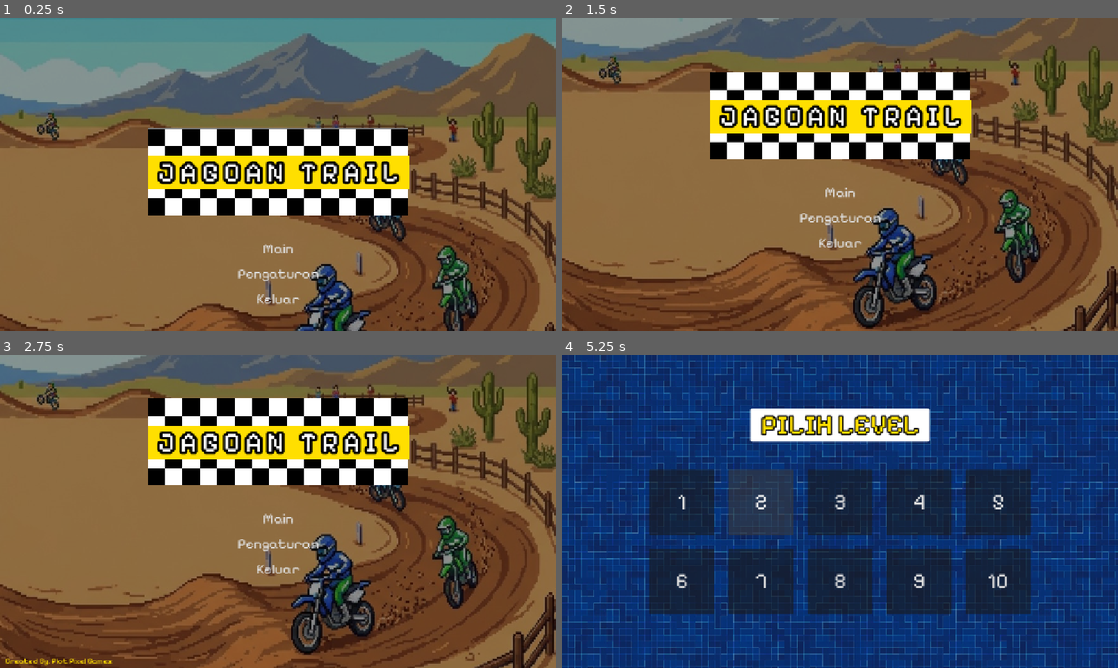
Above: before the commit, frames 1-4 (two rows, left to right).
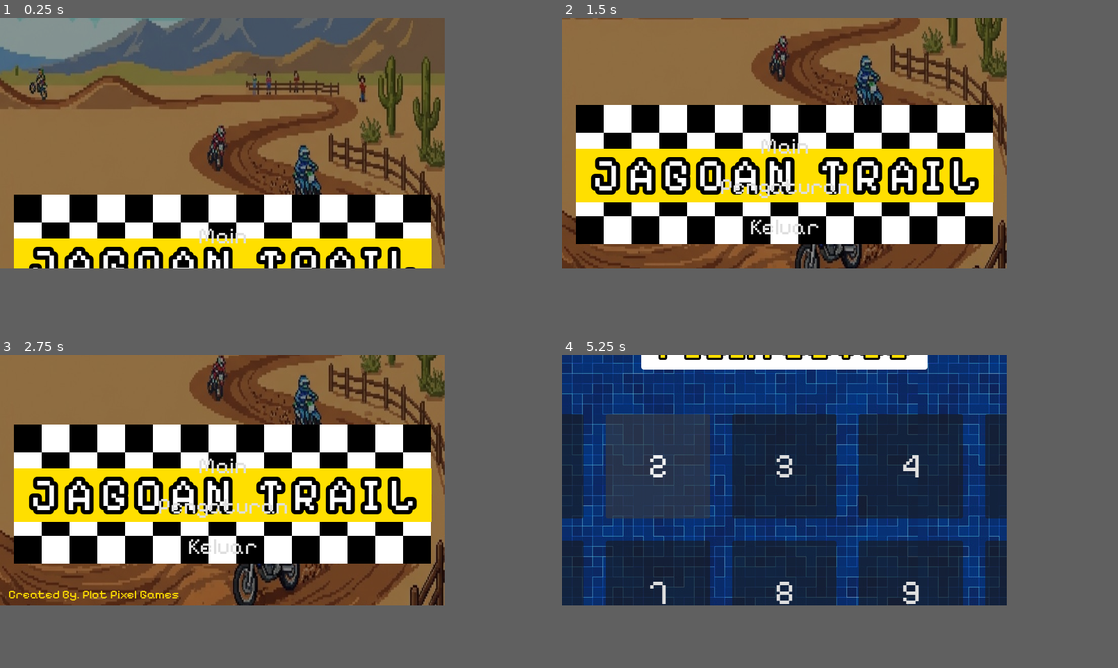
Above: after the commit, the same moments.

Repository: Plot-Pixel-Games/jagoan-trail
Game: Godot game, scene res://scenes/menus/main_menu.tscn
The game is run twice, just before and just after one commit, with the same random seed, the same clock (stepped at 60 frames per second) and the same inputs.
Inputs (mouse positions are in pixels of both pictures, inside the frame that each line leads up to):
- Up to frame 1 (0.25 s): no input
- Up to frame 2 (1.5 s): hold K (accelerate, bound only after the commit) 0.53-1.28 s; tap Space (jump, bound only after the commit) at 0.6, 0.77, 1.07, 1.35 s; hold J (brake, bound only after the commit) from 1.28 s (still down)
- Up to frame 3 (2.75 s): tap Space (jump, bound only after the commit) at 1.52, 1.82, 2.1 s; release J (brake, bound only after the commit) at 2.03 s; hold K (accelerate, bound only after the commit) from 2.03 s (still down)
- Up to frame 4 (5.25 s): tap Space (jump, bound only after the commit) at 2.85, 3.02, 3.32 s; release K (accelerate, bound only after the commit) at 3.5 s; click "Main" at 3.5 s; click (684, 502) at 4.25 s, where only the run before the commit has a clickable "1"; click "2" at 5 s
In our replay, the window is 800x450 before the commit and 640x360 after it. These sizes can differ from the game's own. Grey fills any space a smaller window leaves; there, only what the larger window draws over its background counts as a difference.

The runs differ from the first frame. In frame 1, 76% of the frame differs, in the area x 0-100%, y 0-100%; in frame 2, 75%; in frame 3, 75%; in frame 4, 45%.

Commit message:
feat: create player scene and implement core mechanics

Diff:
--- a/project.godot
+++ b/project.godot
@@ -21,10 +21,48 @@
 
 [display]
 
-window/size/viewport_width=1280
-window/size/viewport_height=720
+window/size/viewport_width=640
+window/size/viewport_height=360
 window/size/resizable=false
 window/stretch/mode="canvas_items"
+
+[input]
+
+accelerate={
+"deadzone": 0.2,
+"events": [Object(InputEventKey,"resource_local_to_scene":false,"resource_name":"","device":-1,"window_id":0,"alt_pressed":false,"shift_pressed":false,"ctrl_pressed":false,"meta_pressed":false,"pressed":false,"keycode":0,"physical_keycode":75,"key_label":0,"unicode":107,"location":0,"echo":false,"script":null)
+]
+}
+brake={
+"deadzone": 0.2,
+"events": [Object(InputEventKey,"resource_local_to_scene":false,"resource_name":"","device":-1,"window_id":0,"alt_pressed":false,"shift_pressed":false,"ctrl_pressed":false,"meta_pressed":false,"pressed":false,"keycode":0,"physical_keycode":74,"key_label":0,"unicode":106,"location":0,"echo":false,"script":null)
+]
+}
+jump={
+"deadzone": 0.2,
+"events": [Object(InputEventKey,"resource_local_to_scene":false,"resource_name":"","device":-1,"window_id":0,"alt_pressed":false,"shift_pressed":false,"ctrl_pressed":false,"meta_pressed":false,"pressed":false,"keycode":0,"physical_keycode":32,"key_label":0,"unicode":32,"location":0,"echo":false,"script":null)
+]
+}
+tilt_back={
+"deadzone": 0.2,
+"events": [Object(InputEventKey,"resource_local_to_scene":false,"resource_name":"","device":-1,"window_id":0,"alt_pressed":false,"shift_pressed":false,"ctrl_pressed":false,"meta_pressed":false,"pressed":false,"keycode":0,"physical_keycode":65,"key_label":0,"unicode":97,"location":0,"echo":false,"script":null)
+]
+}
+tilt_forward={
+"deadzone": 0.2,
+"events": [Object(InputEventKey,"resource_local_to_scene":false,"resource_name":"","device":-1,"window_id":0,"alt_pressed":false,"shift_pressed":false,"ctrl_pressed":false,"meta_pressed":false,"pressed":false,"keycode":0,"physical_keycode":68,"key_label":0,"unicode":100,"location":0,"echo":false,"script":null)
+]
+}
+move_up={
+"deadzone": 0.2,
+"events": [Object(InputEventKey,"resource_local_to_scene":false,"resource_name":"","device":-1,"window_id":0,"alt_pressed":false,"shift_pressed":false,"ctrl_pressed":false,"meta_pressed":false,"pressed":false,"keycode":0,"physical_keycode":87,"key_label":0,"unicode":119,"location":0,"echo":false,"script":null)
+]
+}
+move_down={
+"deadzone": 0.2,
+"events": [Object(InputEventKey,"resource_local_to_scene":false,"resource_name":"","device":-1,"window_id":0,"alt_pressed":false,"shift_pressed":false,"ctrl_pressed":false,"meta_pressed":false,"pressed":false,"keycode":0,"physical_keycode":83,"key_label":0,"unicode":115,"location":0,"echo":false,"script":null)
+]
+}
 
 [physics]
 
--- /dev/null
+++ b/scenes/levels/level_1.tscn
@@ -0,0 +1,15 @@
+[gd_scene format=3 uid="uid://cet4r8xudxic2"]
+
+[ext_resource type="Texture2D" uid="uid://cjr5qs3svrt4c" path="res://assets/Retro Motocross Pixel Art Tileset.png" id="1_6iamk"]
+[ext_resource type="PackedScene" uid="uid://bstp4sof3k480" path="res://scenes/player.tscn" id="1_ksju7"]
+
+[node name="Level1" type="Node2D" unique_id=1170463562]
+
+[node name="Sprite2D" type="Sprite2D" parent="." unique_id=190751716]
+position = Vector2(342, -327)
+scale = Vector2(1.0256222, 1.0256222)
+texture = ExtResource("1_6iamk")
+
+[node name="Player" parent="." unique_id=557842310 instance=ExtResource("1_ksju7")]
+
+[node name="Camera2D" type="Camera2D" parent="." unique_id=335998738]
--- /dev/null
+++ b/scenes/player.tscn
@@ -0,0 +1,223 @@
+[gd_scene format=3 uid="uid://bstp4sof3k480"]
+
+[ext_resource type="Texture2D" uid="uid://bolfe8hl4swtp" path="res://assets/sprites/rider.png" id="1_3vyb7"]
+[ext_resource type="Script" uid="uid://cria00rqpg1m1" path="res://scripts/player.gd" id="1_g2els"]
+
+[sub_resource type="AtlasTexture" id="AtlasTexture_g2els"]
+atlas = ExtResource("1_3vyb7")
+region = Rect2(0, 96, 128, 96)
+
+[sub_resource type="AtlasTexture" id="AtlasTexture_qhqgy"]
+atlas = ExtResource("1_3vyb7")
+region = Rect2(128, 96, 128, 96)
+
+[sub_resource type="AtlasTexture" id="AtlasTexture_dqkch"]
+atlas = ExtResource("1_3vyb7")
+region = Rect2(256, 96, 128, 96)
+
+[sub_resource type="AtlasTexture" id="AtlasTexture_qlg0r"]
+atlas = ExtResource("1_3vyb7")
+region = Rect2(384, 96, 128, 96)
+
+[sub_resource type="AtlasTexture" id="AtlasTexture_tuyoq"]
+atlas = ExtResource("1_3vyb7")
+region = Rect2(512, 96, 128, 96)
+
+[sub_resource type="AtlasTexture" id="AtlasTexture_fjrip"]
+atlas = ExtResource("1_3vyb7")
+region = Rect2(640, 96, 128, 96)
+
+[sub_resource type="AtlasTexture" id="AtlasTexture_smehm"]
+atlas = ExtResource("1_3vyb7")
+region = Rect2(768, 96, 128, 96)
+
+[sub_resource type="AtlasTexture" id="AtlasTexture_ur7pv"]
+atlas = ExtResource("1_3vyb7")
+region = Rect2(896, 96, 128, 96)
+
+[sub_resource type="AtlasTexture" id="AtlasTexture_y4r1p"]
+atlas = ExtResource("1_3vyb7")
+region = Rect2(1024, 96, 128, 96)
+
+[sub_resource type="AtlasTexture" id="AtlasTexture_d2wvv"]
+atlas = ExtResource("1_3vyb7")
+region = Rect2(0, 0, 128, 96)
+
+[sub_resource type="AtlasTexture" id="AtlasTexture_3v2ag"]
+atlas = ExtResource("1_3vyb7")
+region = Rect2(128, 0, 128, 96)
+
+[sub_resource type="AtlasTexture" id="AtlasTexture_jej6c"]
+atlas = ExtResource("1_3vyb7")
+region = Rect2(256, 0, 128, 96)
+
+[sub_resource type="AtlasTexture" id="AtlasTexture_f1ej7"]
+atlas = ExtResource("1_3vyb7")
+region = Rect2(384, 0, 128, 96)
+
+[sub_resource type="AtlasTexture" id="AtlasTexture_oprun"]
+atlas = ExtResource("1_3vyb7")
+region = Rect2(512, 0, 128, 96)
+
+[sub_resource type="AtlasTexture" id="AtlasTexture_a8ls1"]
+atlas = ExtResource("1_3vyb7")
+region = Rect2(640, 0, 128, 96)
+
+[sub_resource type="AtlasTexture" id="AtlasTexture_qfm1y"]
+atlas = ExtResource("1_3vyb7")
+region = Rect2(768, 0, 128, 96)
+
+[sub_resource type="AtlasTexture" id="AtlasTexture_fulsm"]
+atlas = ExtResource("1_3vyb7")
+region = Rect2(896, 0, 128, 96)
+
+[sub_resource type="AtlasTexture" id="AtlasTexture_4r5pv"]
+atlas = ExtResource("1_3vyb7")
+region = Rect2(1024, 0, 128, 96)
+
+[sub_resource type="AtlasTexture" id="AtlasTexture_60mlk"]
+atlas = ExtResource("1_3vyb7")
+region = Rect2(0, 192, 128, 96)
+
+[sub_resource type="AtlasTexture" id="AtlasTexture_i4ail"]
+atlas = ExtResource("1_3vyb7")
+region = Rect2(128, 192, 128, 96)
+
+[sub_resource type="AtlasTexture" id="AtlasTexture_a38lo"]
+atlas = ExtResource("1_3vyb7")
+region = Rect2(256, 192, 128, 96)
+
+[sub_resource type="AtlasTexture" id="AtlasTexture_4ni07"]
+atlas = ExtResource("1_3vyb7")
+region = Rect2(384, 192, 128, 96)
+
+[sub_resource type="AtlasTexture" id="AtlasTexture_l71n6"]
+atlas = ExtResource("1_3vyb7")
+region = Rect2(0, 288, 128, 96)
+
+[sub_resource type="AtlasTexture" id="AtlasTexture_ke2ow"]
+atlas = ExtResource("1_3vyb7")
+region = Rect2(128, 288, 128, 96)
+
+[sub_resource type="AtlasTexture" id="AtlasTexture_ujl30"]
+atlas = ExtResource("1_3vyb7")
+region = Rect2(256, 288, 128, 96)
+
+[sub_resource type="AtlasTexture" id="AtlasTexture_31cv2"]
+atlas = ExtResource("1_3vyb7")
+region = Rect2(384, 288, 128, 96)
+
+[sub_resource type="SpriteFrames" id="SpriteFrames_udh6s"]
+animations = [{
+"frames": [{
+"duration": 1.0,
+"texture": SubResource("AtlasTexture_g2els")
+}, {
+"duration": 1.0,
+"texture": SubResource("AtlasTexture_qhqgy")
+}, {
+"duration": 1.0,
+"texture": SubResource("AtlasTexture_dqkch")
+}, {
+"duration": 1.0,
+"texture": SubResource("AtlasTexture_qlg0r")
+}, {
+"duration": 1.0,
+"texture": SubResource("AtlasTexture_tuyoq")
+}, {
+"duration": 1.0,
+"texture": SubResource("AtlasTexture_fjrip")
+}, {
+"duration": 1.0,
+"texture": SubResource("AtlasTexture_smehm")
+}, {
+"duration": 1.0,
+"texture": SubResource("AtlasTexture_ur7pv")
+}, {
+"duration": 1.0,
+"texture": SubResource("AtlasTexture_y4r1p")
+}],
+"loop": 0,
+"name": &"crash",
+"speed": 9.0
+}, {
+"frames": [{
+"duration": 1.0,
+"texture": SubResource("AtlasTexture_d2wvv")
+}, {
+"duration": 1.0,
+"texture": SubResource("AtlasTexture_3v2ag")
+}, {
+"duration": 1.0,
+"texture": SubResource("AtlasTexture_jej6c")
+}, {
+"duration": 1.0,
+"texture": SubResource("AtlasTexture_f1ej7")
+}, {
+"duration": 1.0,
+"texture": SubResource("AtlasTexture_oprun")
+}, {
+"duration": 1.0,
+"texture": SubResource("AtlasTexture_a8ls1")
+}, {
+"duration": 1.0,
+"texture": SubResource("AtlasTexture_qfm1y")
+}, {
+"duration": 1.0,
+"texture": SubResource("AtlasTexture_fulsm")
+}, {
+"duration": 1.0,
+"texture": SubResource("AtlasTexture_4r5pv")
+}],
+"loop": 1,
+"name": &"default",
+"speed": 9.0
+}, {
+"frames": [{
+"duration": 1.0,
+"texture": SubResource("AtlasTexture_60mlk")
+}, {
+"duration": 1.0,
+"texture": SubResource("AtlasTexture_i4ail")
+}, {
+"duration": 1.0,
+"texture": SubResource("AtlasTexture_a38lo")
+}, {
+"duration": 1.0,
+"texture": SubResource("AtlasTexture_4ni07")
+}],
+"loop": 0,
+"name": &"lean_left",
+"speed": 6.0
+}, {
+"frames": [{
+"duration": 1.0,
+"texture": SubResource("AtlasTexture_l71n6")
+}, {
+"duration": 1.0,
+"texture": SubResource("AtlasTexture_ke2ow")
+}, {
+"duration": 1.0,
+"texture": SubResource("AtlasTexture_ujl30")
+}, {
+"duration": 1.0,
+"texture": SubResource("AtlasTexture_31cv2")
+}],
+"loop": 0,
+"name": &"lean_right",
+"speed": 8.0
+}]
+
+[node name="Player" type="Node2D" unique_id=557842310]
+script = ExtResource("1_g2els")
+
+[node name="VisualPivot" type="Node2D" parent="." unique_id=532136225]
+
+[node name="AnimatedSprite2D" type="AnimatedSprite2D" parent="VisualPivot" unique_id=1249609280]
+sprite_frames = SubResource("SpriteFrames_udh6s")
+
+[node name="GroundPoint" type="Marker2D" parent="." unique_id=765742439]
+
+[node name="CrashTimer" type="Timer" parent="." unique_id=522875603]
+wait_time = 2.0
+one_shot = true
--- /dev/null
+++ b/scripts/player.gd
@@ -0,0 +1,270 @@
+extends Node2D
+
+@onready var animated_sprite: AnimatedSprite2D = $VisualPivot/AnimatedSprite2D
+@onready var visual_pivot: Node2D = $VisualPivot
+@onready var crash_timer: Timer = $CrashTimer
+
+@export_group("Movement")
+@export var max_speed: float = 500.0
+@export var acceleration: float = 150.0
+@export var braking: float = 300.0
+@export var friction: float = 100.0
+
+@export_group("Jump")
+@export var jump_strength: float = 300.0
+@export var gravity: float = 1500.0
+
+@export_group("Tilt")
+@export var max_tilt_angle: float = 45.0
+@export var tilt_speed: float = 60.0
+@export var ground_fall_angle: float = 60.0
+@export var ground_tilt_acceleration: float = 100.0
+@export var ground_tilt_max_speed: float = 100.0
+@export var ground_tilt_friction: float = 180.0
+
+@export_group("Landing")
+@export var max_landing_tilt: float = 40.0
+@export var landing_recovery_speed: float = 200.0
+
+@export_group("Vertical Movement")
+@export var vertical_speed: float = 100.0
+@export var vertical_range_up: float = 100.0
+@export var vertical_range_down: float = 100.0
+
+var initial_y: float = 0.0
+var speed: float = 0.0
+var jump_height: float = 0.0
+var current_vertical_direction: int = 0
+var current_animation: String = ""
+var vertical_velocity: float = 0.0
+var ground_tilt_velocity: float = 0.0
+var current_tilt: float = 0.0
+var target_tilt: float = 0.0
+var is_airborne: bool = false
+var is_crashed: bool = false
+var is_landing_recovery: bool = false
+
+var sprite_base_position: Vector2
+
+func _ready() -> void:
+	sprite_base_position = animated_sprite.position
+	initial_y = position.y
+
+	animated_sprite.animation_finished.connect(_on_animation_finished)
+	crash_timer.timeout.connect(_on_crash_timer_timeout)
+
+func handle_movement(delta: float) -> void:
+	if is_crashed: return
+
+#	MOVE CONTROL #####################
+	if Input.is_action_pressed("accelerate"):
+		speed += acceleration * delta
+
+	elif Input.is_action_pressed("brake"):
+		speed -= braking * delta
+
+	else:
+		speed -= friction * delta
+
+	speed = clampf(speed, 0.0, max_speed)
+
+func handle_vertical_movement(delta: float) -> void:
+	if is_crashed: return
+
+	var direction = Input.get_axis("move_up", "move_down")
+	position.y += direction * vertical_speed * delta
+	position.y = clampf(
+		position.y,
+		initial_y - vertical_range_up,
+		initial_y + vertical_range_down
+	)
+
+	current_vertical_direction = direction
+
+func handle_jump(delta: float) -> void:
+	if is_crashed: return
+
+# Memulai lompatan
+	if Input.is_action_just_pressed("jump") and not is_airborne and speed > 0:
+		is_airborne = true
+		vertical_velocity = jump_strength
+
+# Menghitung gerakan vertikal
+	if is_airborne:
+		vertical_velocity -= gravity * delta
+		jump_height += vertical_velocity * delta
+
+		# Mendarat
+		if jump_height <= 0:
+			jump_height = 0
+			vertical_velocity = 0
+			is_airborne = false
+			handle_landing()
+
+func update_jump_visual() -> void:
+	animated_sprite.position.y = sprite_base_position.y - jump_height
+
+func handle_tilt(delta: float) -> void:
+	if is_crashed or is_landing_recovery: return
+
+	# Kondisi ketika berada di udara
+	if is_airborne:
+		if Input.is_action_pressed("tilt_back"):
+			current_tilt = move_toward(
+				current_tilt,
+				-deg_to_rad(max_tilt_angle),
+				deg_to_rad(tilt_speed) * delta
+			)
+		elif Input.is_action_pressed("tilt_forward"):
+			current_tilt = move_toward(
+				current_tilt,
+				deg_to_rad(max_tilt_angle),
+				deg_to_rad(tilt_speed) * delta
+			)
+
+	# Kondisi ketika berada di darat
+	else:
+		if Input.is_action_pressed("tilt_back"):
+			ground_tilt_velocity += ground_tilt_acceleration * delta
+			ground_tilt_velocity = minf(
+				ground_tilt_velocity,
+				ground_tilt_max_speed
+			)
+
+		else:
+			ground_tilt_velocity = move_toward(
+				ground_tilt_velocity,
+				0.0,
+				ground_tilt_friction * delta
+			)
+
+		current_tilt -= deg_to_rad(ground_tilt_velocity) * delta
+
+		if abs(rad_to_deg(current_tilt)) >= ground_fall_angle:
+			trigger_crash()
+			return
+
+		if not Input.is_action_pressed("tilt_back"):
+			current_tilt = move_toward(
+				current_tilt,
+				0.0,
+				deg_to_rad(tilt_speed) * delta
+		)
+
+	visual_pivot.rotation = current_tilt
+
+
+func handle_landing() -> void:
+	var landing_angle = abs(rad_to_deg(current_tilt))
+	if landing_angle <= max_landing_tilt: is_landing_recovery = true
+	else: trigger_crash()
+
+func handle_landing_recovery(delta: float) -> void:
+	if is_crashed or not is_landing_recovery: return
+
+	current_tilt = move_toward(
+		current_tilt,
+		0.0,
+		deg_to_rad(landing_recovery_speed) * delta
+	)
+
+	visual_pivot.rotation = current_tilt
+	if is_zero_approx(current_tilt):
+		current_tilt = 0.0
+		visual_pivot.rotation = 0.0
+		is_landing_recovery = false
+
+func _on_animation_finished() -> void:
+	if animated_sprite.animation == "crash":
+		crash_timer.start()
+
+func _on_crash_timer_timeout() -> void:
+	reset_player()
+
+
+func reset_player() -> void:
+	# Reset movement
+	speed = 0.0
+
+	# Reset jump
+	jump_height = 0.0
+	vertical_velocity = 0.0
+	is_airborne = false
+
+	# Reset tilt
+	current_tilt = 0.0
+	visual_pivot.rotation = 0.0
+
+	# Reset state
+	is_crashed = false
+	is_landing_recovery = false
+
+	# Reset visual
+	animated_sprite.position = sprite_base_position
+	animated_sprite.modulate.a = 1.0
+	animated_sprite.play("default")
+
+	start_blinking()
+
+func start_blinking() -> void:
+	var tween = create_tween()
+	tween.set_loops(8)
+
+	tween.tween_property(animated_sprite, "modulate:a", 0.2, 0.1)
+	tween.tween_property(animated_sprite, "modulate:a", 1.0, 0.1)
+
+func trigger_crash() -> void:
+	if is_crashed: return
+
+	is_crashed = true
+	speed = 0.0
+	current_tilt = 0.0
+	visual_pivot.rotation = 0.0
+	ground_tilt_velocity = 0.0
+	animated_sprite.play("crash")
+
+func handle_animation() -> void:
+	var target_animation = ""
+
+	# Priority 1: Crash
+	if is_crashed:
+		target_animation = "crash"
+
+	# Priority 2 & 3: Vertical movement
+	elif current_vertical_direction < 0:
+		target_animation = "lean_left"
+
+	elif current_vertical_direction > 0:
+		target_animation = "lean_right"
+
+	# Priority 4: Normal movement
+	elif speed > 0:
+		target_animation = "default"
+
+	# Priority 5: Idle
+	else:
+		target_animation = ""
+
+	# Jangan memainkan ulang animasi yang sama
+	if target_animation == current_animation:
+		return
+
+	current_animation = target_animation
+
+	if target_animation == "":
+		animated_sprite.stop()
+	else:
+		animated_sprite.play(target_animation)
+
+func play_movement_animation(animation_name: String) -> void:
+	if animated_sprite.animation != animation_name:
+		animated_sprite.play(animation_name)
+
+func _physics_process(delta: float) -> void:
+	handle_movement(delta)
+	handle_vertical_movement(delta)
+	handle_jump(delta)
+	update_jump_visual()
+	handle_tilt(delta)
+	handle_landing_recovery(delta)
+	handle_animation()
Binary file added: assets/Gemini_Generated_Image_3le1373le1373le1.jpeg
Not shown, added: assets/Gemini_Generated_Image_3le1373le1373le1.jpeg.import
Binary file added: assets/NES - Excitebike - Miscellaneous - Excite Bike Track.png
Not shown, added: assets/NES - Excitebike - Miscellaneous - Excite Bike Track.png.import
Binary file added: assets/Retro Motocross Pixel Art Tileset.png
Not shown, added: assets/Retro Motocross Pixel Art Tileset.png.import
Binary file added: assets/sprites/Gemini_Generated_Image_6leygj6leygj6ley.jpeg
Not shown, added: assets/sprites/Gemini_Generated_Image_6leygj6leygj6ley.jpeg.import
Binary file added: assets/sprites/anchor.png
Not shown, added: assets/sprites/anchor.png.import
Binary file added: assets/sprites/rider.png
Not shown, added: assets/sprites/rider.png.import
(and 1 more such lines)
